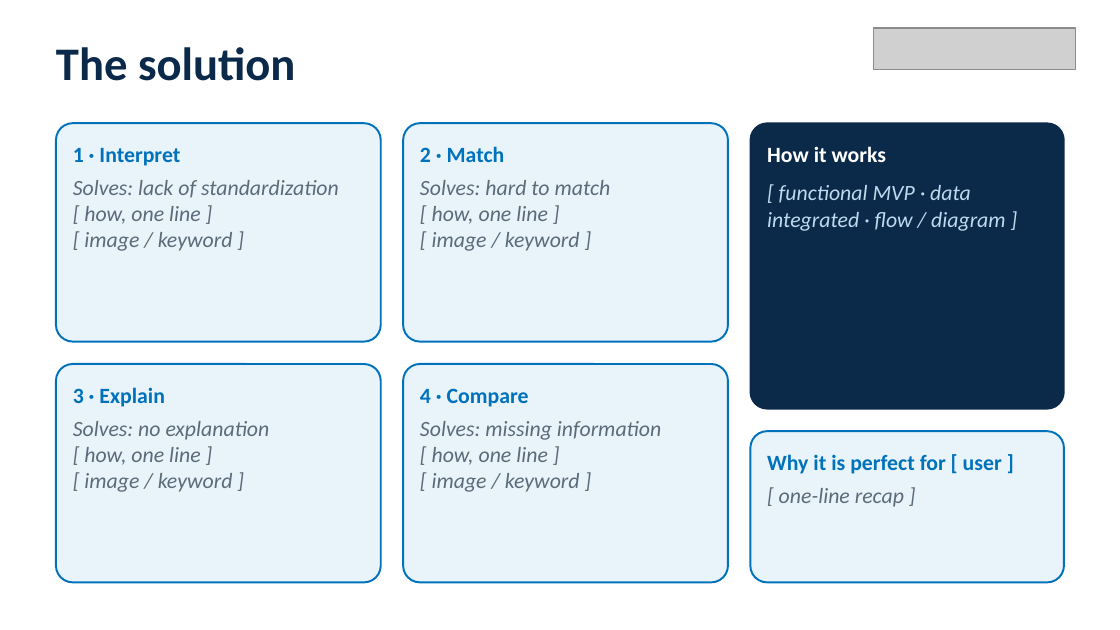
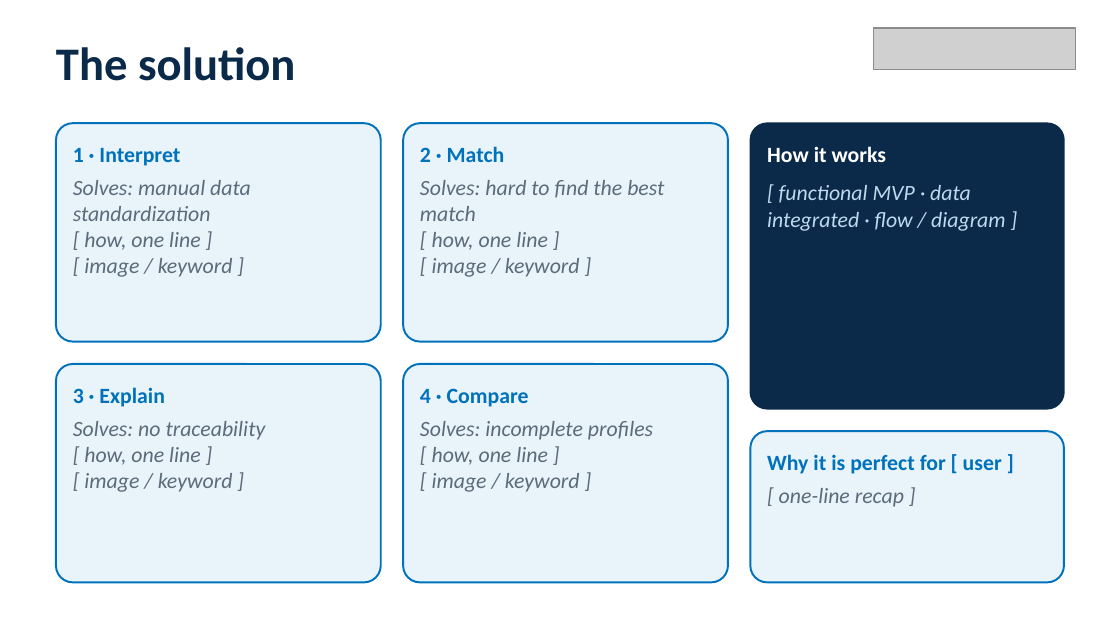
Before and after one commit to igagmol/hackaton-saturday, a slide deck: slide 3 of pitch/NTTDATA_pitch_deck.pptx. Drawn at 1120x630 pixels with LibreOffice and Linux fonts; fonts in the diff are those of the drawing; grey boxes stand for pictures. Boxes give left, top, right and bottom in pixels: in the first picture for what was removed or moved away, otherwise in the second. Text is boxed around its words. In the diff, an @@ line names an element or a change of style, - is before the commit and + after.

```diff
--- a/pitch/NTTDATA_pitch_deck.pptx
+++ b/pitch/NTTDATA_pitch_deck.pptx
@@ text at [73, 180, 251, 221]: text changed @@
-Solves: lack of standardization
+Solves: manual data standardization
@@ text at [420, 180, 664, 221]: text changed @@
-Solves: hard to match
+Solves: hard to find the best match
@@ text at [73, 421, 266, 440]: text changed @@
-Solves: no explanation
+Solves: no traceability
@@ text at [420, 421, 653, 440]: text changed @@
-Solves: missing information
+Solves: incomplete profiles
```
Also in this commit, not shown: 1 other slide changed, 3 other files.
